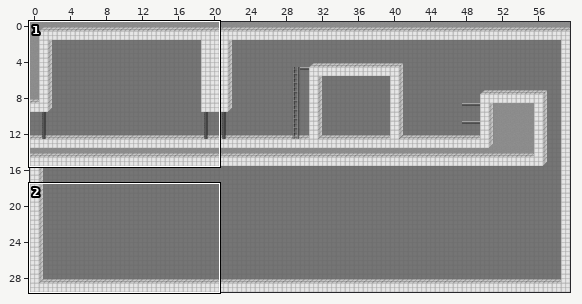
An edit to a level. Tiled map, data/level1.tmx. The picture above shows the old version from afar; the outline marks the close-up.
Close-up. Old version:
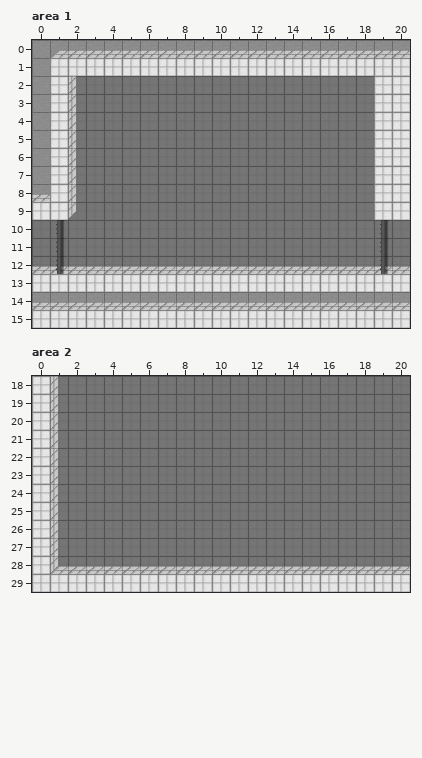
Cells are 32x32 px. Shown: area 1 x 0..20, y 0..15; area 2 x 0..20, y 18..29. The commit also changed other parts of the map, which this record leaves out.
And afterwards:
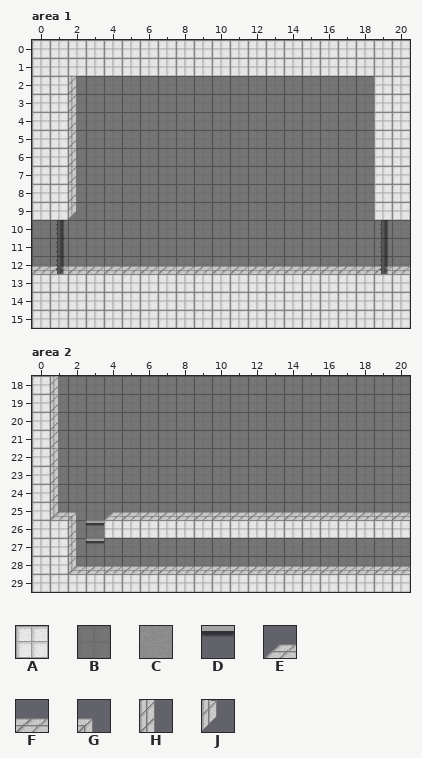
Key: from "tiles": A 4, B 5, C 6, D 8, E 19, F 20, G 21, H 37, J 53.
_ is an empty cell.
From old to new:
{"where": "layer \"background_0\", area 1"}
{"y":0,"x":0,"old":"CCCCCCCCCCCCCCCCCCCCC","new":"AAAAAAAAAAAAAAAAAAAAA"}
{"y":1,"x":0,"old":"C","new":"A"}
{"y":2,"x":0,"old":"C","new":"A"}
{"y":3,"x":0,"old":"C","new":"A"}
{"y":4,"x":0,"old":"C","new":"A"}
{"y":5,"x":0,"old":"C","new":"A"}
{"y":6,"x":0,"old":"C","new":"A"}
{"y":7,"x":0,"old":"C","new":"A"}
{"y":8,"x":0,"old":"C","new":"A"}
{"y":14,"x":0,"old":"CCCCCCCCCCCCCCCCCCCCC","new":"AAAAAAAAAAAAAAAAAAAAA"}
{"where": "layer \"background_1\", area 1"}
{"y":0,"x":1,"old":"EFFFFFFFFFFFFFFFFFFF","new":"____________________"}
{"y":8,"x":0,"old":"F","new":"_"}
{"y":14,"x":0,"old":"FFFFFFFFFFFFFFFFFFFFF","new":"_____________________"}
{"where": "layer \"background_0\", area 2"}
{"y":26,"x":1,"old":"B","new":"A"}
{"y":26,"x":4,"old":"BBBBBBBBBBBBBBBBB","new":"AAAAAAAAAAAAAAAAA"}
{"y":27,"x":1,"old":"B","new":"A"}
{"y":28,"x":1,"old":"B","new":"A"}
{"where": "layer \"background_1\", area 2"}
{"y":25,"x":1,"old":"H_","new":"FG"}
{"y":25,"x":4,"old":"_________________","new":"EFFFFFFFFFFFFFFFF"}
{"y":26,"x":1,"old":"H__","new":"_HD"}
{"y":27,"x":1,"old":"H__","new":"_HD"}
{"y":28,"x":1,"old":"HF","new":"_H"}
{"where": "layer \"background_2\", area 2"}
{"y":25,"x":1,"old":"_","new":"J"}
{"y":28,"x":1,"old":"E_","new":"_E"}
{"label":"changed","picture_box":[32,40,410,202]}
{"label":"changed","picture_box":[32,292,410,310]}
{"label":"changed","picture_box":[50,502,410,574]}
